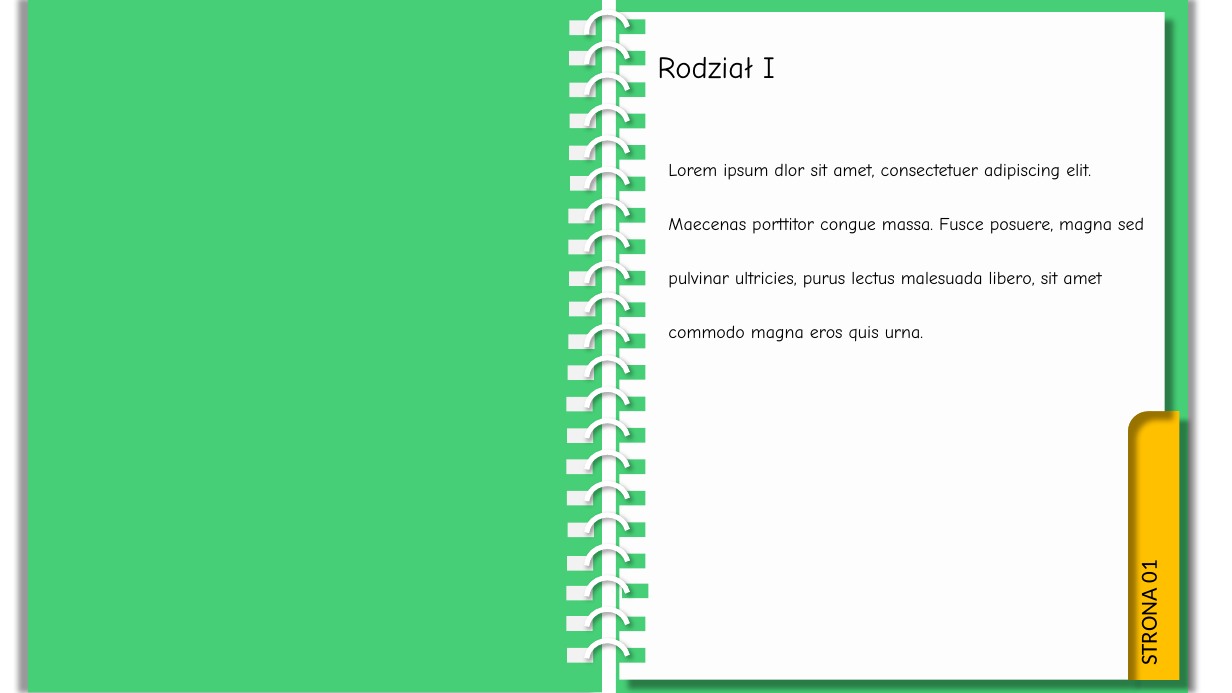
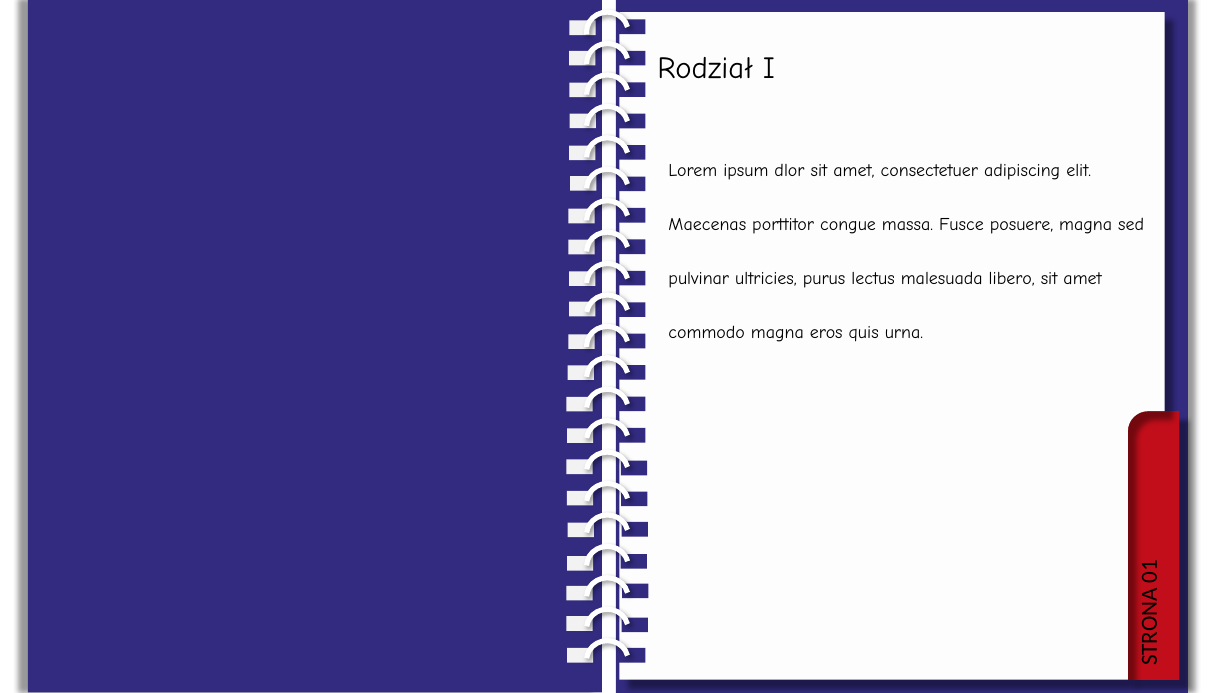
Before and after one commit to julkot1/slo, a slide deck: slide 2 of prez1.pptx. Drawn at 1232x693 pixels with LibreOffice and Linux fonts; fonts in the diff are those of the drawing. Boxes give left, top, right and bottom in pixels: in the first picture for what was removed or moved away, otherwise in the second. Text is boxed around its words. In the diff, an @@ line names an element or a change of style, - is before the commit and + after.

```diff
--- a/prez1.pptx
+++ b/prez1.pptx
@@ rectangle at bbox=[1127, 411, 1179, 680]: fill #FFC000 to #C10E1A @@
@@ fill #46CF76 to #322B80 in 23 elements at bbox=[28, 0, 602, 692], bbox=[616, 0, 1189, 693], bbox=[619, 19, 645, 34], bbox=[619, 51, 645, 66], bbox=[619, 82, 645, 97], bbox=[619, 114, 645, 128], bbox=[619, 145, 645, 160], bbox=[619, 177, 645, 191], bbox=[619, 208, 645, 223], bbox=[619, 239, 645, 254], bbox=[619, 271, 645, 286], bbox=[619, 302, 645, 317], bbox=[619, 334, 645, 348], bbox=[619, 365, 645, 380], bbox=[619, 396, 645, 411], bbox=[619, 428, 645, 443], bbox=[622, 584, 648, 599], bbox=[619, 648, 645, 663], bbox=[622, 522, 648, 537], bbox=[621, 492, 647, 506], bbox=[621, 555, 647, 569], bbox=[622, 617, 648, 632], bbox=[621, 461, 647, 476] @@
```
Also in this commit, not shown: 4 other slides changed.
